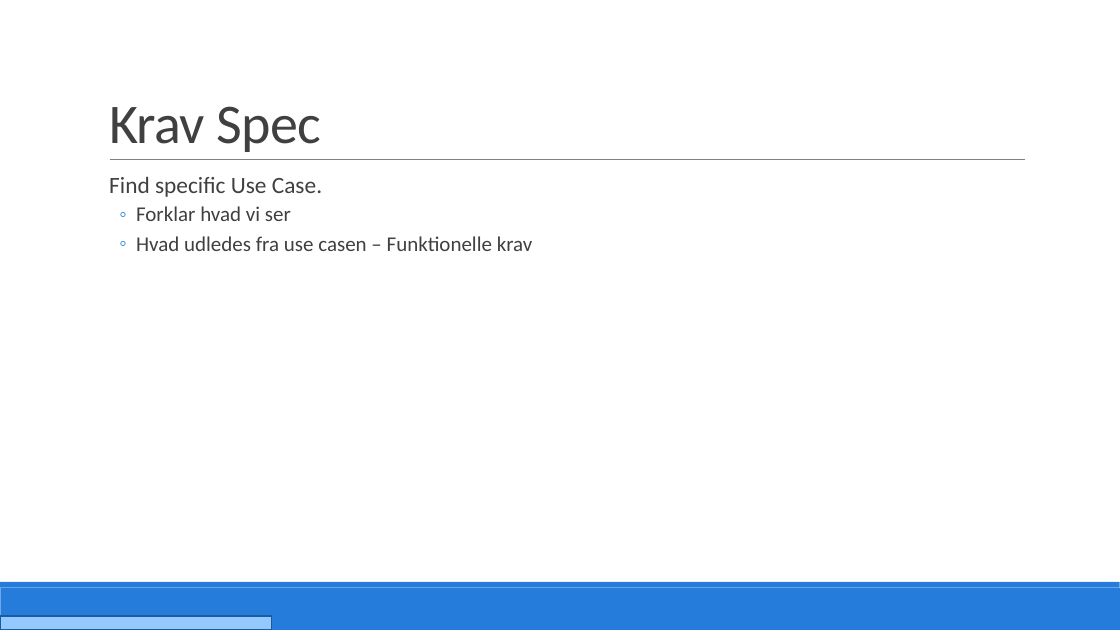
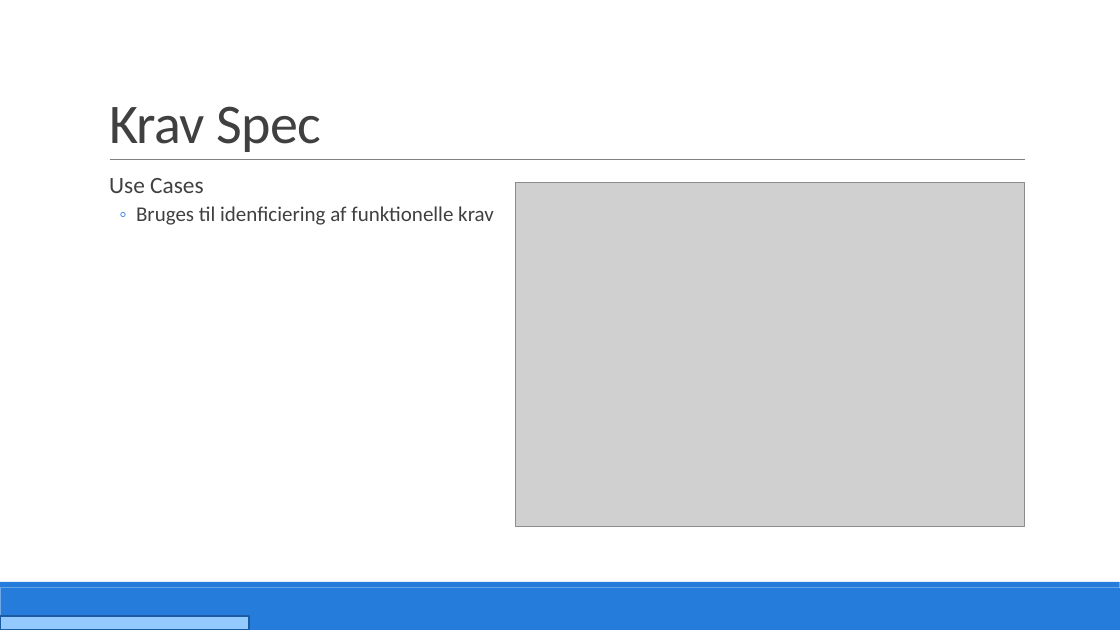
Before and after one commit to PRJ2GR15/Rapport, a slide deck: slide 8 of Fremlæggelse/Fremlæggelse.pptm. Drawn at 1120x630 pixels with LibreOffice and Linux fonts; fonts in the diff are those of the drawing; grey boxes stand for pictures. Boxes give left, top, right and bottom in pixels: in the first picture for what was removed or moved away, otherwise in the second. Text is boxed around its words. In the diff, an @@ line names an element or a change of style, - is before the commit and + after.

```diff
--- a/Fremlæggelse/Fremlæggelse.pptm
+++ b/Fremlæggelse/Fremlæggelse.pptm
@@ text at <box>109,178,494,225</box>: text changed @@
-  Find specific Use Case.
-  ◦ Forklar hvad vi ser
-  ◦ Hvad udledes fra use casen – Funktionelle krav
+  Use Cases
+  ◦ Bruges til idenficiering af funktionelle krav
@@ picture added at <box>515,182,1025,527</box> @@
@@ rectangle: place and size @@
-rectangle at <box>0,616,271,630</box>
+rectangle at <box>0,616,249,630</box>
```
Also in this commit, not shown: 28 other slides changed, 4 slides added, 1 slide removed.
